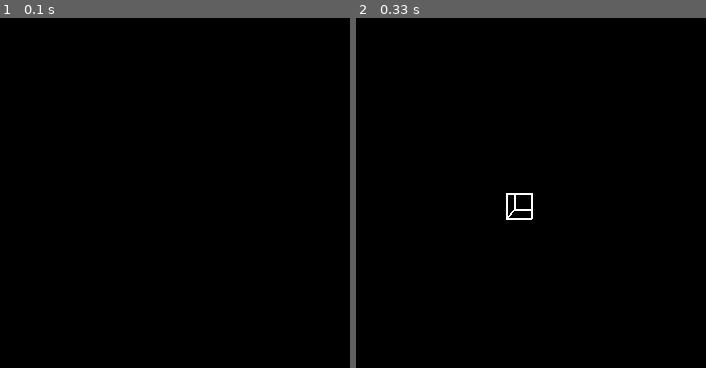
Above: before the commit, frames 1-2 (left to right).
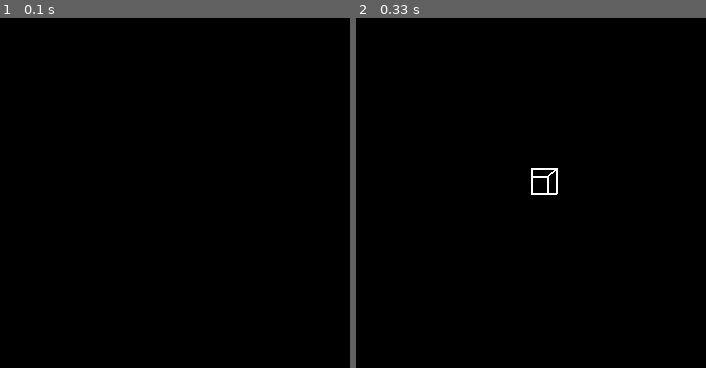
Above: after the commit, the same moments.

Repository: Anthony-Gambale/Pygame-3D
Game: pygame game, started from src/main.py
Two runs of this game, one before a commit and one after it. Both use one fixed random seed, a clock stepped at 60 frames per second and the inputs below.
Inputs:
- Up to frame 1 (0.1 s): no input
- Up to frame 2 (0.33 s): no input
The pictures show only the part of the screen within x 25-75%, y 25-75%; the shares and areas given below are measured in that part.

Frame 1 is identical in both runs. In frame 2, 0.4% of the frame differs, in the area x 42-58%, y 42-58%.

Commit message:
edited calibration to work properly

Diff:
--- a/src/scene.py
+++ b/src/scene.py
@@ -23,10 +23,10 @@
 
         # calibrate such that 0,0 will be at the centre of the screen
         # using ww and wh (window width and window height)
-        x1 = ww/2 + x1 # I want positive x to go right (no change)
-        x2 = ww/2 + x2
-        y1 = wh/2 - y1 # I want positive y to go up (flip pygame's definition)
-        y2 = wh/2 - y2
+        x1 = ww/2 - x1 # I want positive x to go right (no change)
+        x2 = ww/2 - x2
+        y1 = wh/2 + y1 # I want positive y to go up (flip pygame's definition)
+        y2 = wh/2 + y2
 
         # draw the line
         pygame.draw.line(window, (255, 255, 255), (x1,y1), (x2,y2), 2)
